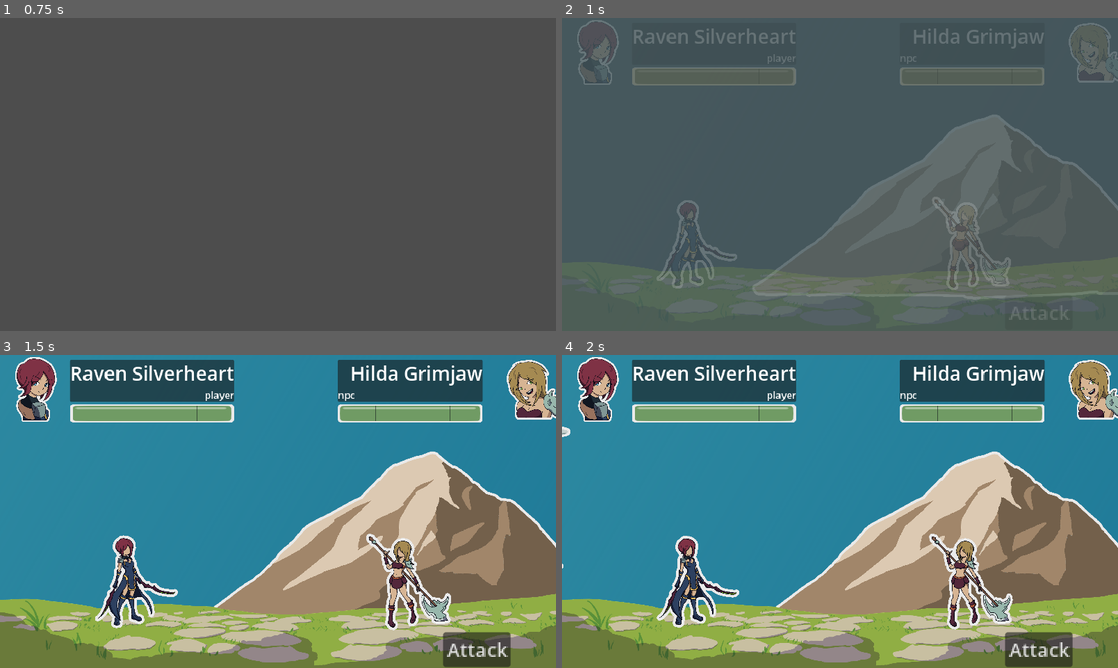
Above: before the commit, frames 1-4 (two rows, left to right).
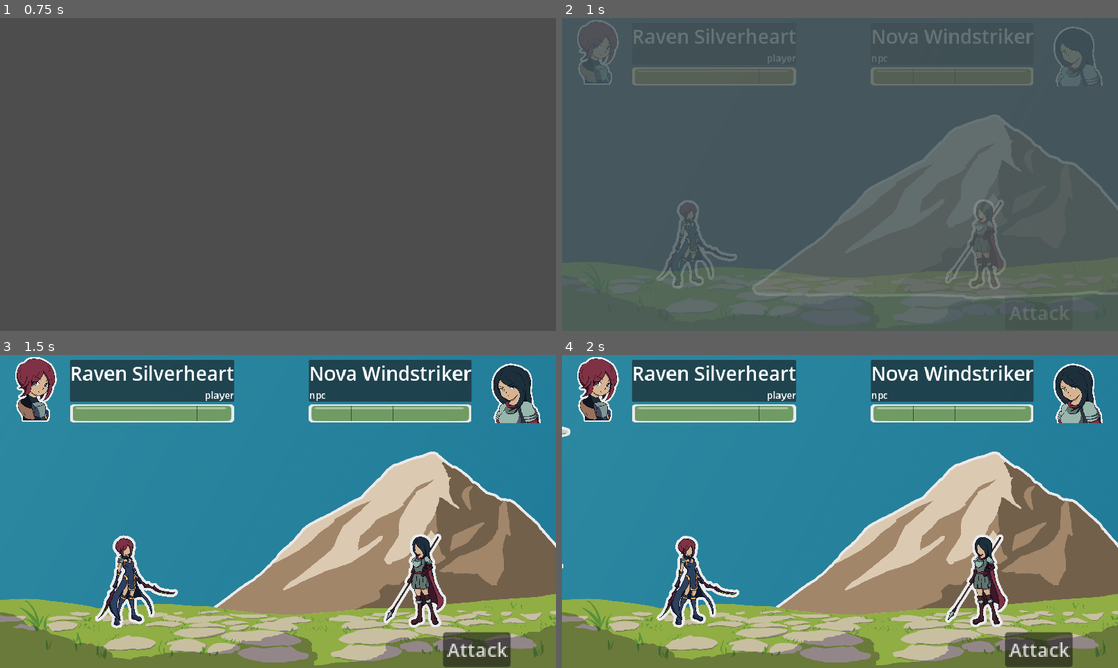
Above: after the commit, the same moments.

Repository: MajorZiploc/sticker_book_moments
Game: Godot game, scene res://title_scene.tscn
The game is run twice, just before and just after one commit, with the same random seed, the same clock (stepped at 60 frames per second) and the same inputs.
Inputs (mouse positions are in pixels of both pictures, inside the frame that each line leads up to):
- Up to frame 1 (0.75 s): click "Play" at 0.5 s
- Up to frame 2 (1 s): no input
- Up to frame 3 (1.5 s): tap Enter (ui_accept) at 1.25 s; move the mouse to (400, 495) at 1.27 s; hold D (right) from 1.28 s (still down); hold F from 1.28 s (still down); click (400, 495) at 1.42 s
- Up to frame 4 (2 s): keep holding D (right); keep holding F; tap Enter (ui_accept) at 1.52 s

Frame 1 is identical in both runs. In frame 2, 2.6% of the frame differs, in the area x 55-100%, y 1-87%; in frame 3, 6.7%, in the area x 55-100%, y 1-88%; in frame 4, 6.7%.

Commit message:
+spearwoman;fix npc info placement

Diff:
--- a/lvls/battle_scene.gd
+++ b/lvls/battle_scene.gd
@@ -126,7 +126,7 @@
   npc_turn_ui.modulate.a = 0;
   _init_bg();
   player.unit_data = CombatUnitData.entries[CombatUnitData.Type.DUAL_HYBRID];
-  npc.unit_data = CombatUnitData.entries[CombatUnitData.Type.TWO_HANDED_AXER];
+  npc.unit_data = CombatUnitData.entries[CombatUnitData.Type.SPEARWOMAN];
   player.char.update_sprite_texture(player.unit_data.sprite_path);
   npc.char.update_sprite_texture(npc.unit_data.sprite_path);
   to_player(player);
--- a/lvls/battle_scene.tscn
+++ b/lvls/battle_scene.tscn
@@ -162,9 +162,9 @@
 anchors_preset = 1
 anchor_left = 1.0
 anchor_right = 1.0
-offset_left = -452.0
-offset_right = 48.0002
-offset_bottom = 120.0
+offset_left = -500.0
+offset_right = 0.000244141
+offset_bottom = 141.0
 grow_horizontal = 0
 
 [node name="hbox" type="HBoxContainer" parent="ui_root/ui/npc_info"]
--- a/lvls/utils/combat_unit_data.gd
+++ b/lvls/utils/combat_unit_data.gd
@@ -3,6 +3,7 @@
 enum Type {
   DUAL_HYBRID,
   TWO_HANDED_AXER,
+  SPEARWOMAN,
 }
 
 class Data:
@@ -29,6 +30,12 @@
     "Hilda Grimjaw",
     get_basic_path_points,
   ),
+  Type.SPEARWOMAN: Data.new(
+    "res://art/my/char/spearwoman.png",
+    "res://art/my/char/spearwoman_bust.png",
+    "Nova Windstriker",
+    get_basic_path_points,
+  ),
 }
 
 func get_basic_path_points(player_position, npc_position) -> Array[Vector2]:
Binary file added: art/my/char/spearwoman.png
Not shown, added: art/my/char/spearwoman.png.import
Binary file added: art/my/char/spearwoman_bust.png
Not shown, added: art/my/char/spearwoman_bust.png.import
